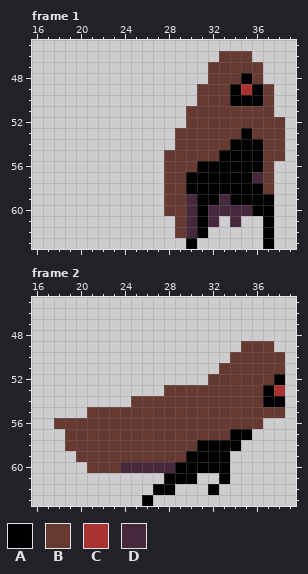
Pixel-art file: ZEROSECTOR/Assets/LSW/99. Assets/vagabond/assets/aseprite-files/vagabond-dash.aseprite. The first picture shows the starting point.
64x64 pixels, 4 frames. Shown: frame 1: x 16..39, y 45..63; frame 2: x 16..39, y 45..63. The commit also changed other frames, which this record leaves out.
Palette (. is transparent): A #000000  B #663931  C #ac3232  D #45283c
Pixels before, frame 1, first column x 28:
46 .....BBB...
47 ....BBBBB..
48 ....BBBAB..
49 ...BBBACAB.
50 ...BBBAAAB.
51 ..BBBBBBBB.
52 ..BBBBBBBBB
53 .BBBBBBABBB
54 .BBBBBAAABB
55 BBBBBAAAABB
56 BBBAAAAAAB.
57 BBAAAAAADB.
58 BBAAAAAAAB.
59 BBDAADAAAA.
60 BBDADDDDAA.
61 .BDAD.D..A.
62 .BDA.....A.
63 ..A......A.
Pixels before, frame 2, first column x 18:
49 .................BBB.
50 ................BBBBB
51 ...............BBBBBB
52 ..............BBBBBBA
53 ..........BBBBBBBBBAC
54 .......BBBBBBBBBBBBAA
55 ...BBBBBBBBBBBBBBBBBB
56 BBBBBBBBBBBBBBBBBBB..
57 .BBBBBBBBBBBBBBBAA...
58 .BBBBBBBBBBBBAAAA....
59 ..BBBBBBBBBBAAAA.....
60 ...BBBDDDDDAAAAA.....
61 ..........AAA..A.....
62 .........AA...A......
63 ........A............
After the commit:
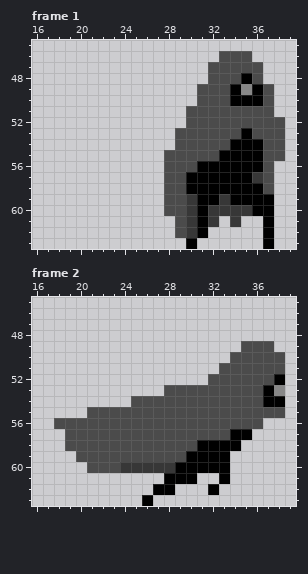
Difference:
Colour B changes from #663931 to #4b4b4b.
Colour C changes from #ac3232 to #878787.
Colour D changes from #45283c to #373737.
Boxes around the changes in both pictures, in picture pixels (x1, y1, x2, y2):
changed: (164, 51, 285, 238)
changed: (54, 341, 285, 473)
